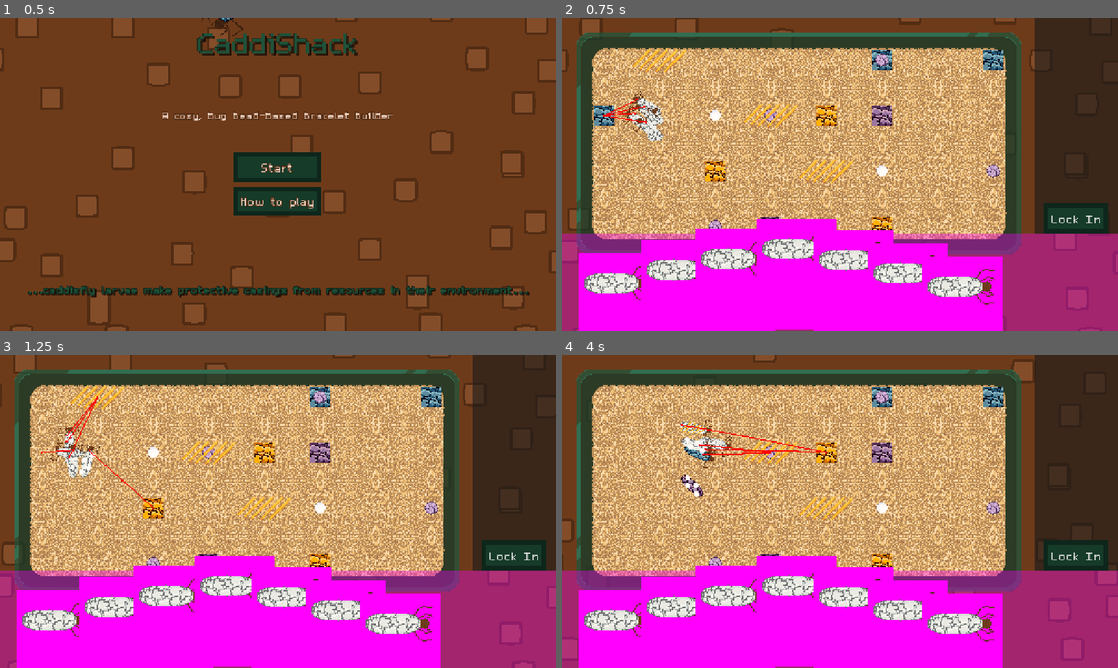
Above: before the commit, frames 1-4 (two rows, left to right).
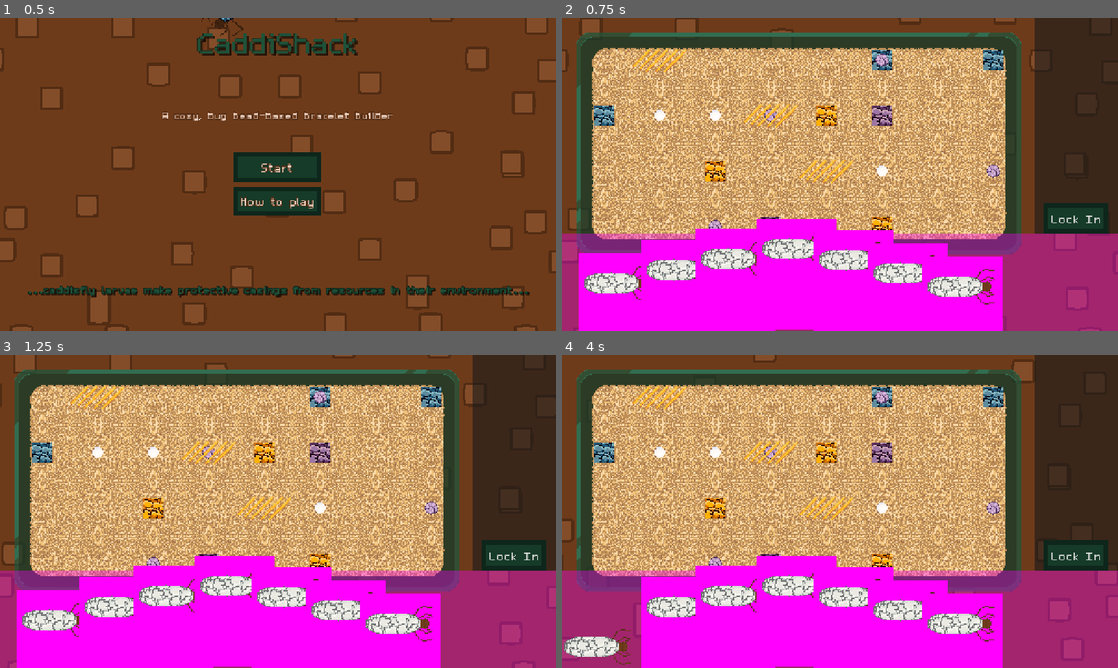
Above: after the commit, the same moments.

Repository: Splashy-Inc/caddishack
Game: Godot game, scene res://SCENES/screen_manager.tscn
The game is run twice, just before and just after one commit, with the same random seed, the same clock (stepped at 60 frames per second) and the same inputs. The engine's default icon, where the game draws it, is replaced by a stand-in: a white triangle on a blue panel in a dark square.
Inputs (mouse positions are in pixels of both pictures, inside the frame that each line leads up to):
- Up to frame 1 (0.5 s): no input
- Up to frame 2 (0.75 s): click "Start" at 0.5 s
- Up to frame 3 (1.25 s): no input
- Up to frame 4 (4 s): click "Lock In" at 1.25 s; click "Lock In" at 2 s; click "Lock In" at 2.75 s; move the mouse to (617, 646) at 3.52 s; press the mouse at (617, 646) at 3.53 s

Frame 1 is identical in both runs. In frame 2, 0.6% of the frame differs, in the area x 7-19%, y 23-40%; in frame 3, 0.9%; in frame 4, 4.7%, in the area x 0-48%, y 9-100%.

Commit message:
Make larva cards place-able as larvae in terrarium
Get "Lock in" button to activate larvae, with max number that can be placed at a time

Diff:
--- /dev/null
+++ b/EventBuses/CardEvents.gd
@@ -0,0 +1,11 @@
+extends Node
+
+signal card_clicked(larva_card: LarvaCard)
+
+# Called when the node enters the scene tree for the first time.
+func _ready() -> void:
+	pass # Replace with function body.
+
+# Called every frame. 'delta' is the elapsed time since the previous frame.
+func _process(delta: float) -> void:
+	pass
--- /dev/null
+++ b/SCENES/LARVAE/card_handler.tscn
@@ -0,0 +1,17 @@
+[gd_scene format=3 uid="uid://ddeuxqlfst4ic"]
+
+[ext_resource type="Script" uid="uid://vdqdhgqoer8x" path="res://SCRIPTS/LARVAE/card_handler.gd" id="1_pyj0o"]
+
+[sub_resource type="CircleShape2D" id="CircleShape2D_fpbf4"]
+radius = 1.0
+
+[node name="CardHandler" type="Area2D" unique_id=1151880614]
+collision_layer = 0
+collision_mask = 16
+script = ExtResource("1_pyj0o")
+
+[node name="CollisionShape2D" type="CollisionShape2D" parent="." unique_id=1133166408]
+shape = SubResource("CircleShape2D_fpbf4")
+
+[connection signal="body_entered" from="." to="." method="_on_body_entered"]
+[connection signal="body_exited" from="." to="." method="_on_body_exited"]
--- a/SCENES/LARVAE/larva_card.tscn
+++ b/SCENES/LARVAE/larva_card.tscn
@@ -20,7 +20,6 @@
 [node name="LarvaSlot" type="Node2D" parent="." unique_id=1483369864]
 position = Vector2(46, -60)
 rotation = 1.5707964
-scale = Vector2(2, 2)
 
 [node name="Larva" parent="LarvaSlot" unique_id=1438854672 instance=ExtResource("1_4xgy5")]
 process_mode = 4
--- a/SCENES/TERRARIUM/larva.tscn
+++ b/SCENES/TERRARIUM/larva.tscn
@@ -392,7 +392,7 @@
 
 [node name="Larva" type="CharacterBody2D" unique_id=1438854672 node_paths=PackedStringArray("bead") groups=["larvae"]]
 z_index = 2
-scale = Vector2(0.5, 0.5)
+disable_mode = 2
 collision_layer = 2
 script = ExtResource("1_rm28v")
 bead = NodePath("BeadView/Bead")
--- a/SCENES/TERRARIUM/terrarium.tscn
+++ b/SCENES/TERRARIUM/terrarium.tscn
@@ -3,7 +3,6 @@
 [ext_resource type="Script" uid="uid://cran5a1t1pjpv" path="res://SCRIPTS/TERRARIUM/terrarium.gd" id="1_2f6xe"]
 [ext_resource type="Resource" uid="uid://wd77aaw0xcp5" path="res://RESOURCES/test_terrarium.tres" id="2_73lip"]
 [ext_resource type="TileSet" uid="uid://c2u3tlfinil7j" path="res://SCENES/TERRARIUM/tilemap_bugbox.tres" id="3_fyw1s"]
-[ext_resource type="PackedScene" uid="uid://bavo2v0il8e4" path="res://SCENES/TERRARIUM/larva.tscn" id="4_73lip"]
 
 [node name="Terrarium" type="Node2D" unique_id=1014177116]
 script = ExtResource("1_2f6xe")
@@ -21,18 +20,3 @@
 [node name="Beads" type="Node2D" parent="." unique_id=232826089]
 
 [node name="Larvae" type="Node2D" parent="." unique_id=1306998960]
-
-[node name="Caddisfly" parent="Larvae" unique_id=1438854672 instance=ExtResource("4_73lip")]
-position = Vector2(-355, -84)
-
-[node name="Caddisfly2" parent="Larvae" unique_id=1420445666 instance=ExtResource("4_73lip")]
-position = Vector2(-359, -102)
-
-[node name="Caddisfly3" parent="Larvae" unique_id=348988054 instance=ExtResource("4_73lip")]
-position = Vector2(-375, -68)
-
-[node name="Caddisfly4" parent="Larvae" unique_id=1501319111 instance=ExtResource("4_73lip")]
-position = Vector2(-352, -49)
-
-[node name="Caddisfly5" parent="Larvae" unique_id=46371996 instance=ExtResource("4_73lip")]
-position = Vector2(-338, -69)
--- a/SCENES/TERRARIUM/terrarium_station.tscn
+++ b/SCENES/TERRARIUM/terrarium_station.tscn
@@ -1,6 +1,7 @@
 [gd_scene format=3 uid="uid://2tvle0b4ckdc"]
 
 [ext_resource type="Script" uid="uid://bqha1fo4ucahx" path="res://SCRIPTS/TERRARIUM/terrarium_station.gd" id="1_6dh60"]
+[ext_resource type="PackedScene" uid="uid://ddeuxqlfst4ic" path="res://SCENES/LARVAE/card_handler.tscn" id="2_04exf"]
 [ext_resource type="PackedScene" uid="uid://bf66yigpmnvq4" path="res://SCENES/station_background.tscn" id="2_cb6xo"]
 [ext_resource type="PackedScene" uid="uid://c1cnosvtgboi2" path="res://SCENES/TERRARIUM/terrarium.tscn" id="5_bnkvk"]
 [ext_resource type="Script" uid="uid://dv7obe1357845" path="res://RESOURCES/material_info.gd" id="6_kccl0"]
@@ -117,7 +118,7 @@
 offset_bottom = 136.0
 grow_vertical = 2
 
-[node name="Button" type="Button" parent="PlayScreen/GameUISection" unique_id=513006651]
+[node name="LockInButton" type="Button" parent="PlayScreen/GameUISection" unique_id=513006651]
 layout_mode = 2
 size_flags_horizontal = 4
 size_flags_vertical = 8
@@ -126,9 +127,10 @@
 theme_override_styles/hover = ExtResource("7_yxfdh")
 text = "Lock In"
 
-[node name="Terrarium" parent="PlayScreen" unique_id=1014177116 instance=ExtResource("5_bnkvk")]
+[node name="Terrarium" parent="PlayScreen" unique_id=1014177116 node_paths=PackedStringArray("start_button") instance=ExtResource("5_bnkvk")]
 position = Vector2(544, 288)
-info = SubResource("Resource_ll8qw")
+info = SubResource("Resource_04exf")
+start_button = NodePath("../GameUISection/LockInButton")
 
 [node name="CardSection" type="Node2D" parent="PlayScreen" unique_id=31290860]
 position = Vector2(640, 608)
@@ -162,3 +164,5 @@
 
 [node name="LarvaCard7" parent="PlayScreen/CardSection/Hand" unique_id=205862127 instance=ExtResource("10_ll8qw")]
 position = Vector2(377, 91)
+
+[node name="CardHandler" parent="PlayScreen" unique_id=2084620106 instance=ExtResource("2_04exf")]
--- a/SCENES/TERRARIUM/tilemap_bugbox.tres
+++ b/SCENES/TERRARIUM/tilemap_bugbox.tres
@@ -63,6 +63,7 @@
 0:0/0/terrain_set = 0
 0:0/0/terrain = 0
 0:0/0/physics_layer_0/polygon_0/points = PackedVector2Array(-64, -64, 64, -64, 64, -21.333332, -21.333332, -21.333332, -21.333332, 64, -64, 64)
+0:0/0/physics_layer_1/polygon_0/points = PackedVector2Array(-21.333332, -21.333332, 64, -21.333332, 64, 64, -21.333332, 64)
 0:0/0/terrains_peering_bit/right_side = 0
 0:0/0/terrains_peering_bit/bottom_right_corner = 0
 0:0/0/terrains_peering_bit/bottom_side = 0
@@ -71,6 +72,7 @@
 1:0/0/terrain_set = 0
 1:0/0/terrain = 0
 1:0/0/physics_layer_0/polygon_0/points = PackedVector2Array(-64, -64, 64, -64, 64, -21.333332, -64, -21.333332)
+1:0/0/physics_layer_1/polygon_0/points = PackedVector2Array(-64, -21.333332, 64, -21.333332, 64, 64, -64, 64)
 1:0/0/terrains_peering_bit/right_side = 0
 1:0/0/terrains_peering_bit/bottom_right_corner = 0
 1:0/0/terrains_peering_bit/bottom_side = 0
@@ -81,6 +83,7 @@
 2:0/0/terrain_set = 0
 2:0/0/terrain = 0
 2:0/0/physics_layer_0/polygon_0/points = PackedVector2Array(21.333336, 64, 21.333336, -21.333332, -64, -21.333332, -64, -64, 64, -64, 64, 64)
+2:0/0/physics_layer_1/polygon_0/points = PackedVector2Array(-64, -21.333332, 21.333336, -21.333332, 21.333336, 64, -64, 64)
 2:0/0/terrains_peering_bit/bottom_side = 0
 2:0/0/terrains_peering_bit/bottom_left_corner = 0
 2:0/0/terrains_peering_bit/left_side = 0
@@ -89,6 +92,7 @@
 0:1/0/terrain_set = 0
 0:1/0/terrain = 0
 0:1/0/physics_layer_0/polygon_0/points = PackedVector2Array(-64, -64, -21.333332, -64, -21.333332, 64, -64, 64)
+0:1/0/physics_layer_1/polygon_0/points = PackedVector2Array(-21.333332, -64, 64, -64, 64, 64, -21.333332, 64)
 0:1/0/terrains_peering_bit/right_side = 0
 0:1/0/terrains_peering_bit/bottom_right_corner = 0
 0:1/0/terrains_peering_bit/bottom_side = 0
@@ -98,6 +102,7 @@
 1:1/0 = 0
 1:1/0/terrain_set = 0
 1:1/0/terrain = 0
+1:1/0/physics_layer_1/polygon_0/points = PackedVector2Array(-64, -64, 64, -64, 64, 64, -64, 64, -64, -64)
 1:1/0/terrains_peering_bit/right_side = 0
 1:1/0/terrains_peering_bit/bottom_right_corner = 0
 1:1/0/terrains_peering_bit/bottom_side = 0
@@ -111,6 +116,7 @@
 2:1/0/terrain_set = 0
 2:1/0/terrain = 0
 2:1/0/physics_layer_0/polygon_0/points = PackedVector2Array(21.333336, -64, 64, -64, 64, 64, 21.333336, 64)
+2:1/0/physics_layer_1/polygon_0/points = PackedVector2Array(-64, -64, 21.333336, -64, 21.333336, 64, -64, 64, -64, -64, -64, -64, -64, -64)
 2:1/0/terrains_peering_bit/bottom_side = 0
 2:1/0/terrains_peering_bit/bottom_left_corner = 0
 2:1/0/terrains_peering_bit/left_side = 0
@@ -121,6 +127,7 @@
 0:2/0/terrain_set = 0
 0:2/0/terrain = 0
 0:2/0/physics_layer_0/polygon_0/points = PackedVector2Array(64, 64, -64, 64, -64, -64, -21.333332, -64, -21.333332, 21.333336, 64, 21.333336)
+0:2/0/physics_layer_1/polygon_0/points = PackedVector2Array(-21.333332, -64, 64, -64, 64, 21.333336, -21.333332, 21.333336)
 0:2/0/terrains_peering_bit/right_side = 0
 0:2/0/terrains_peering_bit/top_side = 0
 0:2/0/terrains_peering_bit/top_right_corner = 0
@@ -129,6 +136,7 @@
 1:2/0/terrain_set = 0
 1:2/0/terrain = 0
 1:2/0/physics_layer_0/polygon_0/points = PackedVector2Array(-64, 21.333336, 64, 21.333336, 64, 64, -64, 64)
+1:2/0/physics_layer_1/polygon_0/points = PackedVector2Array(-64, -64, 64, -64, 64, 21.333336, -64, 21.333336)
 1:2/0/terrains_peering_bit/right_side = 0
 1:2/0/terrains_peering_bit/left_side = 0
 1:2/0/terrains_peering_bit/top_left_corner = 0
@@ -139,6 +147,7 @@
 2:2/0/terrain_set = 0
 2:2/0/terrain = 0
 2:2/0/physics_layer_0/polygon_0/points = PackedVector2Array(21.333336, -64, 64, -64, 64, 64, -64, 64, -64, 21.333336, 21.333336, 21.333336)
+2:2/0/physics_layer_1/polygon_0/points = PackedVector2Array(-64, -64, 21.333336, -64, 21.333336, 21.333336, -64, 21.333336)
 2:2/0/terrains_peering_bit/left_side = 0
 2:2/0/terrains_peering_bit/top_left_corner = 0
 2:2/0/terrains_peering_bit/top_side = 0
@@ -170,6 +179,8 @@
 [resource]
 tile_size = Vector2i(128, 128)
 physics_layer_0/collision_layer = 1
+physics_layer_1/collision_layer = 16
+physics_layer_1/collision_mask = 0
 terrain_set_0/mode = 0
 terrain_set_0/terrain_0/name = "Terrain 0"
 terrain_set_0/terrain_0/color = Color(0.5019608, 1, 0.2509804, 1)
--- /dev/null
+++ b/SCRIPTS/LARVAE/card_handler.gd
@@ -0,0 +1,47 @@
+extends Area2D
+
+class_name CardHandler
+
+var card : LarvaCard
+var card_start_position : Vector2
+
+var terrarium : Terrarium
+
+# Called when the node enters the scene tree for the first time.
+func _ready() -> void:
+	CardEvents.card_clicked.connect(_on_card_clicked)
+# Called every frame. 'delta' is the elapsed time since the previous frame.
+func _process(delta: float) -> void:
+	global_position = get_viewport().get_mouse_position()
+
+	if card:
+		card.global_position = card.global_position.lerp(global_position, .5)
+
+func _on_card_clicked(clicked_card: LarvaCard, button_index: MouseButton) -> void:
+	if not is_instance_valid(card):
+		if button_index == MOUSE_BUTTON_LEFT:
+			card = clicked_card
+			card_start_position = card.global_position
+			card.toggle_larva_view(true)
+
+func _unhandled_input(event: InputEvent) -> void:
+	if event is InputEventMouseButton:
+		if event.is_released():
+			if event.button_index == MOUSE_BUTTON_LEFT and card:
+				if terrarium:
+					if terrarium.add_larva(card.get_larva()):
+						card.queue_free()
+						card = null
+						return
+
+				card.global_position = card_start_position
+				card.toggle_larva_view(false)
+				card = null
+
+func _on_body_entered(body: Node2D) -> void:
+	var body_parent = body.get_parent()
+	if body_parent is Terrarium:
+		terrarium = body_parent
+
+func _on_body_exited(body: Node2D) -> void:
+	terrarium = null
--- a/SCRIPTS/LARVAE/larva_card.gd
+++ b/SCRIPTS/LARVAE/larva_card.gd
@@ -1,44 +1,24 @@
 extends Node2D
 
-var grabbed := false
-var original_position : Vector2
+class_name LarvaCard
 
 @onready var larva_slot: Node2D = $LarvaSlot
 @onready var larva: Larva = $LarvaSlot/Larva
 @onready var card: Node2D = $Card
 
-# Called when the node enters the scene tree for the first time.
-func _ready() -> void:
-	original_position = global_position
-
-# Called every frame. 'delta' is the elapsed time since the previous frame.
-func _process(delta: float) -> void:
-	if grabbed:
-		global_position = get_viewport().get_mouse_position()
-		if global_position.distance_to(original_position) > 64:
-			if card.visible:
-				larva.global_position = global_position
-				larva.scale /= larva_slot.scale
-				card.hide()
-		elif not card.visible:
-			larva.position = Vector2.ZERO
-			larva.scale *= larva_slot.scale
-			card.show()
-
-func _on_clickable_area_input_event(viewport: Node, event: InputEvent, shape_idx: int) -> void:
-	if event is InputEventMouse and event.is_pressed():
-		if event.button_index == MOUSE_BUTTON_LEFT:
-			toggle_grabbed(true)
-
-func _input(event: InputEvent) -> void:
-	if event is InputEventMouseButton and event.is_released():
-		if event.button_index == MOUSE_BUTTON_LEFT and grabbed:
-			toggle_grabbed(false)
-
-func toggle_grabbed(is_grabbed: bool):
-	grabbed = is_grabbed
-	if not grabbed:
-		global_position = original_position
+func toggle_larva_view(is_larva: bool):
+	if is_larva and card.visible:
+		larva.global_position = global_position
+		larva.scale /= larva_slot.scale
+		card.hide()
+	elif not card.visible:
 		larva.position = Vector2.ZERO
 		larva.scale *= larva_slot.scale
 		card.show()
+
+func _on_clickable_area_input_event(viewport: Node, event: InputEvent, shape_idx: int) -> void:
+	if event is InputEventMouseButton and event.is_pressed():
+		CardEvents.card_clicked.emit(self, event.button_index)
+
+func get_larva() -> Larva:
+	return larva
--- a/SCRIPTS/TERRARIUM/terrarium.gd
+++ b/SCRIPTS/TERRARIUM/terrarium.gd
@@ -3,6 +3,8 @@
 class_name Terrarium
 
 @export var info : TerrariumInfo
+@export var larvae_limit := 5
+@export var start_button : Button
 
 @onready var material_layer: TileMapLayer = $MaterialLayer
 
@@ -10,9 +12,13 @@
 @onready var beads_container: Node = $Beads
 @onready var larvae_container: Node = $Larvae
 
+var larvae_running := false
+
 # Called when the node enters the scene tree for the first time.
 func _ready() -> void:
 	generate_materials()
+	if is_instance_valid(start_button):
+		start_button.pressed.connect(start_larvae)
 
 # Called every frame. 'delta' is the elapsed time since the previous frame.
 func _process(delta: float) -> void:
@@ -68,3 +74,40 @@
 
 func get_material_cell_center(material_cell: Vector2i):
 	return to_global(material_layer.map_to_local(material_cell))
+
+func add_larva(new_larva: Larva) -> bool:
+	if not larvae_running and larvae_container.get_children().size() < larvae_limit:
+		if is_instance_valid(new_larva.get_parent()):
+			new_larva.reparent(larvae_container, true)
+		else:
+			larvae_container.add_child(new_larva)
+
+		new_larva.died.connect(_on_larva_died)
+
+		if not is_instance_valid(start_button):
+			new_larva.process_mode = Node.PROCESS_MODE_INHERIT
+
+		return true
+	return false
+
+func _on_larva_died(larva: Larva):
+	larva.bead.reparent(beads_container, true)
+	larvae_container.remove_child(larva)
+
+	if larvae_container.get_children().size() == 0:
+		larvae_running = false
+
+func start_larvae():
+	for node in larvae_container.get_children():
+		if node is Larva:
+			larvae_running = true
+			node.process_mode = Node.PROCESS_MODE_INHERIT
+
+func get_beads() -> Array[Bead]:
+	var beads : Array[Bead]
+
+	for node in beads_container.get_children():
+		if node is Bead:
+			beads.append(node)
+
+	return beads
--- a/project.godot
+++ b/project.godot
@@ -26,6 +26,7 @@
 Globals="*res://SCRIPTS/globals.gd"
 HUDEvents="*uid://dij4plmiu1fri"
 ScreenEvents="*uid://do6cbk176ijgi"
+CardEvents="*uid://bqwtoov8w4c8m"
 
 [display]
 
@@ -82,6 +83,7 @@
 2d_physics/layer_2="larvae"
 2d_physics/layer_3="materials"
 2d_physics/layer_4="Cards"
+2d_physics/layer_5="Playable Terrarium"
 
 [physics]
 
Not shown, added: EventBuses/CardEvents.gd.uid
Not shown: 1 places in SCENES/TERRARIUM/terrarium_station.tscn that only renumber resources
Not shown, added: SCRIPTS/LARVAE/card_handler.gd.uid
